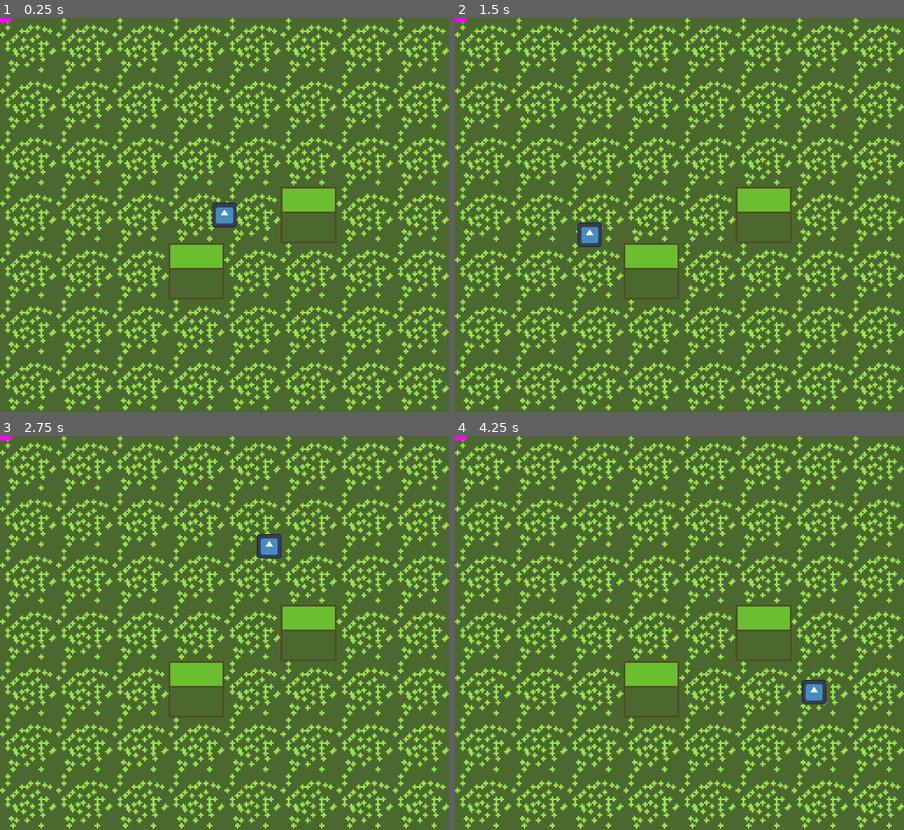
Above: before the commit, frames 1-4 (two rows, left to right).
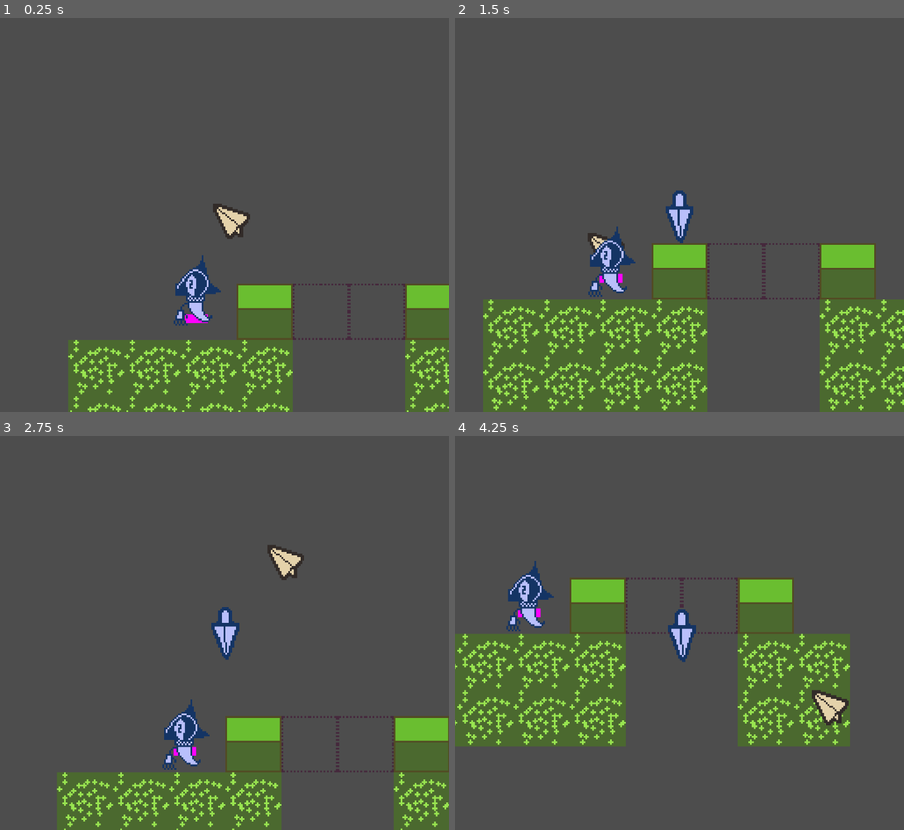
Above: after the commit, the same moments.

Repository: LexiTheTT/GameJam1-Wild-and-Proud
Game: Godot game, scene res://Scenes/dummy_room.tscn
Same seed, same stepped clock (60 frames per second), same inputs: the game is played once before the commit and once after it. The engine's default icon, where the game draws it, is replaced by a stand-in: a white triangle on a blue panel in a dark square.
Inputs (mouse positions are in pixels of both pictures, inside the frame that each line leads up to):
- Up to frame 1 (0.25 s): no input
- Up to frame 2 (1.5 s): click (679, 215) at 0.6 s; right-click (679, 215) at 0.8 s; move the mouse to (589, 234) at 1.27 s; right-click (589, 234) at 1.35 s
- Up to frame 3 (2.75 s): click (134, 652) at 1.55 s; move the mouse to (269, 546) at 2.02 s; click (269, 546) at 2.1 s; right-click (269, 546) at 2.3 s
- Up to frame 4 (4.25 s): move the mouse to (657, 711) at 2.77 s; right-click (657, 711) at 2.85 s; click (657, 711) at 3.05 s; move the mouse to (814, 692) at 3.52 s; click (814, 692) at 3.6 s; right-click (814, 692) at 3.8 s

The runs differ from the first frame. In frame 1, 91% of the frame differs, in the area x 0-100%, y 0-100%; in frame 2, 84%; in frame 3, 91%; in frame 4, 88%.
Error before the commit: Invalid access to property or key 'position' on a base object of type 'Nil'. (res://Scripts/KaleControl.gd:73)

Commit message:
Pushing what I've done so far.

Diff:
--- a/Objects/Global/cursor.tscn
+++ b/Objects/Global/cursor.tscn
@@ -1,6 +1,9 @@
-[gd_scene load_steps=4 format=3 uid="uid://q2c2rk4qlif8"]
+[gd_scene load_steps=7 format=3 uid="uid://q2c2rk4qlif8"]
 
-[ext_resource type="Texture2D" uid="uid://bvsrni7y874ie" path="res://icon.svg" id="1_obq6j"]
+[ext_resource type="Texture2D" uid="uid://ca1e0awvupwxg" path="res://Sprites/Mouse/Cursor2.png" id="1_bqh0e"]
+[ext_resource type="Texture2D" uid="uid://b6bggs1rd10i" path="res://Sprites/Mouse/Cursor3.png" id="2_3kx0w"]
+[ext_resource type="Texture2D" uid="uid://cbgd0mxxn7yea" path="res://Sprites/Mouse/Cursor4.png" id="3_fml8w"]
+[ext_resource type="Texture2D" uid="uid://cs3gf4adcbbvx" path="res://Sprites/Mouse/Cursor1.png" id="4_7sjl8"]
 
 [sub_resource type="CircleShape2D" id="CircleShape2D_1cuyr"]
 radius = 54.8571
@@ -9,9 +12,23 @@
 animations = [{
 "frames": [{
 "duration": 1.0,
-"texture": ExtResource("1_obq6j")
+"texture": ExtResource("1_bqh0e")
+}, {
+"duration": 1.0,
+"texture": ExtResource("2_3kx0w")
+}, {
+"duration": 1.0,
+"texture": ExtResource("3_fml8w")
 }],
-"loop": true,
+"loop": false,
+"name": &"Block out",
+"speed": 6.0
+}, {
+"frames": [{
+"duration": 1.0,
+"texture": ExtResource("4_7sjl8")
+}],
+"loop": false,
 "name": &"default",
 "speed": 5.0
 }]
@@ -25,5 +42,6 @@
 [node name="Cursor" type="Node2D" parent="."]
 
 [node name="Cursor Sprites" type="AnimatedSprite2D" parent="Cursor"]
-scale = Vector2(0.109375, 0.109375)
 sprite_frames = SubResource("SpriteFrames_kr7pw")
+autoplay = "default"
+offset = Vector2(9, 9)
--- /dev/null
+++ b/Objects/camera.tscn
@@ -0,0 +1,3 @@
+[gd_scene format=3 uid="uid://c3jn0xwi8piph"]
+
+[node name="Camera" type="Camera2D"]
--- a/Objects/kale.tscn
+++ b/Objects/kale.tscn
@@ -1,10 +1,37 @@
-[gd_scene load_steps=4 format=3 uid="uid://bikygim1s13jv"]
+[gd_scene load_steps=7 format=3 uid="uid://bikygim1s13jv"]
 
 [ext_resource type="Script" path="res://Scripts/KaleControl.gd" id="1_yibma"]
-[ext_resource type="Texture2D" uid="uid://urywak21882d" path="res://Sprites/Sprite Idea.png" id="2_hvfg3"]
+[ext_resource type="Texture2D" uid="uid://dbiivhuy2lons" path="res://Sprites/K_Sprites.png" id="2_gaf3u"]
 
 [sub_resource type="RectangleShape2D" id="RectangleShape2D_nfrg8"]
 size = Vector2(13, 7)
+
+[sub_resource type="AtlasTexture" id="AtlasTexture_g6k4n"]
+atlas = ExtResource("2_gaf3u")
+region = Rect2(0, 0, 32, 48)
+
+[sub_resource type="AtlasTexture" id="AtlasTexture_i316s"]
+atlas = ExtResource("2_gaf3u")
+region = Rect2(32, 0, 32, 48)
+
+[sub_resource type="SpriteFrames" id="SpriteFrames_fx310"]
+animations = [{
+"frames": [{
+"duration": 1.0,
+"texture": SubResource("AtlasTexture_g6k4n")
+}],
+"loop": true,
+"name": &"Idle",
+"speed": 5.0
+}, {
+"frames": [{
+"duration": 1.0,
+"texture": SubResource("AtlasTexture_i316s")
+}],
+"loop": true,
+"name": &"Move",
+"speed": 5.0
+}]
 
 [node name="Kale" type="CharacterBody2D"]
 script = ExtResource("1_yibma")
@@ -12,6 +39,7 @@
 [node name="K_HitBox" type="CollisionShape2D" parent="."]
 shape = SubResource("RectangleShape2D_nfrg8")
 
-[node name="K_Sprite" type="Sprite2D" parent="K_HitBox"]
-texture = ExtResource("2_hvfg3")
-offset = Vector2(0, -20)
+[node name="K_Sprite" type="AnimatedSprite2D" parent="K_HitBox"]
+sprite_frames = SubResource("SpriteFrames_fx310")
+animation = &"Idle"
+offset = Vector2(0, -16)
--- /dev/null
+++ b/Scenes/Marker.gd
@@ -0,0 +1,21 @@
+extends Area2D
+@onready var col = $Colision_Shape
+@onready var Kale = $"../Kale"
+# Called when the node enters the scene tree for the first time.
+func _ready() -> void:
+	pass # Replace with function body.
+
+
+# Called every frame. 'delta' is the elapsed time since the previous frame.
+func _physics_process(delta: float) -> void:
+	if has_overlapping_bodies():
+		await(move_me())
+	position = position.snapped(Vector2(16,16))
+
+
+
+func move_me():
+	while has_overlapping_bodies():
+		position.y -= 16
+		print(position.y)
+		return
--- /dev/null
+++ b/Scenes/TileMap.gd
@@ -0,0 +1,11 @@
+extends TileMap
+
+
+# Called when the node enters the scene tree for the first time.
+func _ready() -> void:
+	pass # Replace with function body.
+
+
+# Called every frame. 'delta' is the elapsed time since the previous frame.
+func _process(delta: float) -> void:
+	pass
--- a/Scenes/dummy_room.tscn
+++ b/Scenes/dummy_room.tscn
@@ -1,17 +1,24 @@
-[gd_scene load_steps=15 format=3 uid="uid://bk8erf5aiciar"]
+[gd_scene load_steps=24 format=3 uid="uid://bk8erf5aiciar"]
 
 [ext_resource type="PackedScene" uid="uid://bikygim1s13jv" path="res://Objects/kale.tscn" id="1_7h6qi"]
 [ext_resource type="Script" path="res://Scripts/FolderStuff.gd" id="1_wc36e"]
 [ext_resource type="PackedScene" uid="uid://q2c2rk4qlif8" path="res://Objects/Global/cursor.tscn" id="2_605au"]
+[ext_resource type="Script" path="res://Scenes/Marker.gd" id="2_b275q"]
+[ext_resource type="Texture2D" uid="uid://d1a858na3xiad" path="res://Sprites/Mouse/Point.png" id="3_pjaek"]
 [ext_resource type="Script" path="res://Scripts/cursor.gd" id="3_vihou"]
 [ext_resource type="Texture2D" uid="uid://cdr4yrpdjrltd" path="res://Sprites/Platform Template.png" id="4_1536x"]
 [ext_resource type="Texture2D" uid="uid://boaabrrrbglrm" path="res://Sprites/dummygrass.png" id="5_nvplt"]
 [ext_resource type="Script" path="res://Scripts/K_Shadow.gd" id="5_oelp1"]
+[ext_resource type="Texture2D" uid="uid://dww5rjsl4asy6" path="res://Sprites/empty.png" id="6_dq02k"]
 [ext_resource type="PackedScene" uid="uid://b7d11u2qj3oiu" path="res://Objects/Editor/folder.tscn" id="7_g24st"]
+[ext_resource type="Texture2D" uid="uid://cbgd0mxxn7yea" path="res://Sprites/Mouse/Cursor4.png" id="7_jnok7"]
+[ext_resource type="Script" path="res://Scenes/TileMap.gd" id="7_um1q4"]
+[ext_resource type="Script" path="res://Scripts/Anchor2d.gd" id="9_34eu7"]
 
 [sub_resource type="CircleShape2D" id="CircleShape2D_bc3oc"]
 
 [sub_resource type="TileSetAtlasSource" id="TileSetAtlasSource_d123q"]
+resource_name = "Block"
 texture = ExtResource("4_1536x")
 texture_region_size = Vector2i(32, 32)
 0:0/0 = 0
@@ -21,6 +28,7 @@
 0:0/0/physics_layer_1/linear_velocity = Vector2(0, 0)
 0:0/0/physics_layer_1/angular_velocity = 0.0
 0:0/0/physics_layer_1/polygon_0/points = PackedVector2Array(-16, -16, 16, -16, 16, -2, -16, -2)
+0:0/0/custom_data_0 = 12
 1:0/0 = 0
 1:0/0/physics_layer_0/linear_velocity = Vector2(0, 0)
 1:0/0/physics_layer_0/angular_velocity = 0.0
@@ -38,7 +46,28 @@
 1:1/0/physics_layer_1/angular_velocity = 0.0
 
 [sub_resource type="TileSetAtlasSource" id="TileSetAtlasSource_rogcx"]
+resource_name = "Grass"
 texture = ExtResource("5_nvplt")
+texture_region_size = Vector2i(32, 32)
+0:0/0 = 0
+0:0/0/physics_layer_0/linear_velocity = Vector2(0, 0)
+0:0/0/physics_layer_0/angular_velocity = 0.0
+0:0/0/physics_layer_0/polygon_0/points = PackedVector2Array(-16, -16, 16, -16, 16, 16, -16, 16)
+0:0/0/physics_layer_1/linear_velocity = Vector2(0, 0)
+0:0/0/physics_layer_1/angular_velocity = 0.0
+
+[sub_resource type="TileSetAtlasSource" id="TileSetAtlasSource_poh24"]
+resource_name = "empty"
+texture = ExtResource("6_dq02k")
+texture_region_size = Vector2i(32, 32)
+0:0/0 = 0
+0:0/0/physics_layer_0/linear_velocity = Vector2(0, 0)
+0:0/0/physics_layer_0/angular_velocity = 0.0
+0:0/0/physics_layer_1/linear_velocity = Vector2(0, 0)
+0:0/0/physics_layer_1/angular_velocity = 0.0
+
+[sub_resource type="TileSetAtlasSource" id="TileSetAtlasSource_xye1p"]
+texture = ExtResource("7_jnok7")
 texture_region_size = Vector2i(32, 32)
 0:0/0 = 0
 0:0/0/physics_layer_0/linear_velocity = Vector2(0, 0)
@@ -53,8 +82,12 @@
 physics_layer_1/collision_layer = 2
 physics_layer_1/collision_mask = 10
 terrain_set_0/mode = 0
+custom_data_layer_0/name = "Z_Lvl"
+custom_data_layer_0/type = 2
 sources/0 = SubResource("TileSetAtlasSource_d123q")
 sources/1 = SubResource("TileSetAtlasSource_rogcx")
+sources/2 = SubResource("TileSetAtlasSource_poh24")
+sources/3 = SubResource("TileSetAtlasSource_xye1p")
 
 [sub_resource type="RectangleShape2D" id="RectangleShape2D_7ii5d"]
 size = Vector2(13, 7)
@@ -62,37 +95,44 @@
 [sub_resource type="PlaceholderTexture2D" id="PlaceholderTexture2D_fvefa"]
 size = Vector2(13, 5)
 
+[sub_resource type="RectangleShape2D" id="RectangleShape2D_op4au"]
+size = Vector2(30, 30)
+
 [node name="Dummy Room" type="Node2D"]
 
 [node name="folder" type="Node" parent="."]
 script = ExtResource("1_wc36e")
 
-[node name="Marker" type="StaticBody2D" parent="folder"]
+[node name="Cursor" parent="folder" instance=ExtResource("2_605au")]
+collision_layer = 0
+collision_mask = 0
+script = ExtResource("3_vihou")
 
-[node name="Colision shape" type="CollisionShape2D" parent="folder/Marker"]
+[node name="Marker" type="Area2D" parent="folder"]
+position = Vector2(113, 114)
+script = ExtResource("2_b275q")
+
+[node name="Colision_Shape" type="CollisionShape2D" parent="folder/Marker"]
 shape = SubResource("CircleShape2D_bc3oc")
 
-[node name="Cursor" parent="folder" instance=ExtResource("2_605au")]
-script = ExtResource("3_vihou")
+[node name="Marker_Shape" type="Sprite2D" parent="folder/Marker/Colision_Shape"]
+texture = ExtResource("3_pjaek")
 
 [node name="TileMap" type="TileMap" parent="."]
 tile_set = SubResource("TileSet_xo528")
 format = 2
 layer_0/name = "Ground"
-layer_0/tile_data = PackedInt32Array(0, 1, 0, 65536, 1, 0, 131072, 1, 0, 131073, 1, 0, 196609, 1, 0, 262145, 1, 0, 327681, 1, 0, 327680, 1, 0, 196608, 1, 0, 262144, 1, 0, 393216, 1, 0, 1, 1, 0, 65537, 1, 0, 393217, 1, 0, 2, 1, 0, 65538, 1, 0, 131074, 1, 0, 196610, 1, 0, 262146, 1, 0, 327682, 1, 0, 393218, 1, 0, 3, 1, 0, 65539, 1, 0, 131075, 1, 0, 196611, 1, 0, 262147, 0, 0, 327683, 1, 0, 393219, 1, 0, 4, 1, 0, 65540, 1, 0, 131076, 1, 0, 196612, 1, 0, 262148, 1, 0, 327684, 1, 0, 393220, 1, 0, 5, 1, 0, 65541, 1, 0, 131077, 1, 0, 196613, 0, 0, 262149, 1, 0, 327685, 1, 0, 393221, 1, 0, 6, 1, 0, 65542, 1, 0, 131078, 1, 0, 196614, 1, 0, 262150, 1, 0, 327686, 1, 0, 393222, 1, 0, 7, 1, 0, 65543, 1, 0, 131079, 1, 0, 196615, 1, 0, 262151, 1, 0, 327687, 1, 0, 393223, 1, 0)
+layer_0/tile_data = PackedInt32Array(327681, 1, 0, 327680, 1, 0, 393216, 1, 0, 393217, 1, 0, 327682, 1, 0, 393218, 1, 0, 262147, 0, 0, 327683, 1, 0, 393219, 1, 0, 327686, 1, 0, 393222, 1, 0, 327687, 1, 0, 393223, 1, 0, 262150, 0, 0, 262148, 2, 0, 262149, 2, 0)
 layer_1/name = "Wall"
 layer_1/z_index = 1
 layer_1/tile_data = PackedInt32Array()
 layer_2/name = "Top"
 layer_2/z_index = 2
 layer_2/tile_data = PackedInt32Array()
-
-[node name="PlatformTemplate" type="Sprite2D" parent="."]
-visible = false
-position = Vector2(85, 117)
-texture = ExtResource("4_1536x")
+script = ExtResource("7_um1q4")
 
 [node name="K_Shadow" type="Area2D" parent="."]
+position = Vector2(73, 148)
 script = ExtResource("5_oelp1")
 
 [node name="K_shadhitbox" type="CollisionShape2D" parent="K_Shadow"]
@@ -101,11 +141,26 @@
 [node name="K_ShadowSprite" type="Sprite2D" parent="K_Shadow/K_shadhitbox"]
 texture = SubResource("PlaceholderTexture2D_fvefa")
 
-[node name="Kale" parent="K_Shadow" instance=ExtResource("1_7h6qi")]
+[node name="Kale" parent="K_Shadow" node_paths=PackedStringArray("Focus") instance=ExtResource("1_7h6qi")]
 z_index = 2
 y_sort_enabled = true
 collision_layer = 3
+Focus = NodePath("")
 
 [node name="Folder" parent="." instance=ExtResource("7_g24st")]
 
+[node name="Anchor2d2" type="CharacterBody2D" parent="." node_paths=PackedStringArray("target")]
+collision_layer = 0
+collision_mask = 0
+script = ExtResource("9_34eu7")
+target = NodePath("../folder/Marker")
+speed = 1
+
+[node name="CollisionShape2D" type="CollisionShape2D" parent="Anchor2d2"]
+shape = SubResource("RectangleShape2D_op4au")
+debug_color = Color(1, 0.533333, 0.741176, 0.152941)
+
+[node name="Camera2D" type="Camera2D" parent="Anchor2d2"]
+
 [connection signal="input_event" from="folder/Cursor" to="folder/Cursor" method="_on_input_event"]
+[connection signal="body_entered" from="K_Shadow" to="K_Shadow/Kale" method="_on_k_shadow_body_entered"]
--- /dev/null
+++ b/Scripts/Anchor2d.gd
@@ -0,0 +1,70 @@
+class_name Anchor2d
+extends CharacterBody2D
+# This script controls the camera movement
+
+@export_category("🎯Target")
+
+## The node that the camera will follow
+@export var target: Node
+
+## The player character
+@export var player: CharacterBody2D
+
+@export_category("⚙️Settings")
+
+@export var debug = false
+
+@export var speed = int()
+@export var Freeze_Cam = false
+@export var lock_X = false
+@export var lock_Y = false
+@export var cam_offset = Vector2()
+## The size of the window in pixels
+var window_size = get_viewport_rect().size
+## The camera node
+@onready var cam = $Camera2D
+## The base speed of the camera
+@onready var base_cam_speed = speed
+
+
+@export_category("🔢Math")
+
+## The acceleration of the camera
+@export var distance_threashold = 30
+var Accel = 40
+## The current speed of the camera
+@onready var camera_speed = float()
+
+
+
+# Called when the node enters the scene tree for the first time.
+func _ready():
+	if target == null:
+		target = self
+	if debug:
+		print("I ",self,", will follow ", target)
+	camera_speed = base_cam_speed
+	cam.set_position_smoothing_speed(camera_speed)
+	pass # Replace with function body.
+
+# Called every frame. 'delta' is the elapsed time since the previous frame.
+func _physics_process(delta):
+	#print(cam_offset)
+	var target_pos = target.global_position+cam_offset
+	var distance = global_position.distance_to(target_pos)
+	var mod_speed = speed + distance * delta * Accel
+	var camera_pos = lerp(global_position, target_pos, 0.1)
+	set_global_position(camera_pos)
+	cam.set_position_smoothing_speed(clamp(camera_speed, 0, 80))
+	if debug:
+		print(camera_speed ,"   /  ",base_cam_speed-20)
+
+
+
+	# print(clamp(camera_speed, 0, 140)," = ",mod_speed," / ",distance, "Cords ")
+
+	#MOVE MOVE MOVE
+	if !Freeze_Cam:
+		position = position.move_toward(target_pos, camera_speed * delta)
+	move_and_slide()
+	pass
--- /dev/null
+++ b/Scripts/Global.gd
@@ -0,0 +1,10 @@
+extends Node
+
+# Time for a lot of goofy stuff.
+
+func func _process(delta):
+    pass
+
+func MouseInOut():
+    if func _input().mouse:
+        Input.set_mouse_mode(Input.MOUSE_MODE_HIDDEN)
--- a/Scripts/KaleControl.gd
+++ b/Scripts/KaleControl.gd
@@ -10,22 +10,31 @@
 #
 var FOLLOWSPEED = 50.0
 #
-var keepback = 30
+var keepback = 0
 #How far away should she stop
 #Fucking hate math.
 # How fast Kale will follow the mouse
 @onready var _active_speed = 0.0
 
 #Collison stuff
-var Z = float(0)
 #Fake gravity
-var True_Y = float(0)
+# var On_Ground = true
+# var Z = float(0)
+# var Fake_Y = float(0)
+# var True_Y = (20/Z) + (80/Fake_Y)
 #Counts the State Macine's Update
+### FORGET THIS 2d! INSTEAD
+var gravity = ProjectSettings.get_setting("physics/2d/default_gravity")/100
+#Her own hitbox
+@onready var K_HitBox = get_node("K_HitBox")
+
 
 #States go Berrr
 enum KaleStates {
 	Idle,
 	Move,
+	Jumping,
+	Falling,
 	Animate_Speical
 }
 var currentState = KaleStates.Idle
@@ -33,24 +42,34 @@
 var UpdateCount = 0
 
 func _ready() -> void:
-	change_state(KaleStates.Move)
+#IF there is no focus, set focus to Marker
+	if Focus == null:
+		Focus = $Marker
 
 func _physics_process(_delta):
 	if K_Debug == true:
-		#Here we'll show the debug info that might help a lot.
-		pass
-	# _active_speed = sqrt((velocity.x**2) / (velocity.y**2))
-	# print(_active_speed)
-	# Y floor =
+		print(velocity.y)
+
+	velocity.y += (gravity/10)
+
 	#State Machine 2
-	print(self.position)
+	#print(self.position)
 	match currentState:
 		KaleStates.Move:
 			move()
 		KaleStates.Idle:
 			idle()
+		KaleStates.Falling:
+			pass
+		KaleStates.Jumping:
+			pass
 		KaleStates.Animate_Speical:
 			_Animate_Speical()
+
+	if is_on_floor() and !KaleStates.Jumping:
+		velocity.y = 0
+
+	move_and_slide()
 
 func change_state(newState = KaleStates.Idle):
 # A function for changing states.
@@ -69,10 +88,12 @@
 func move():
 	#Moves towards the focus
 	#currently doesn't work. I need to sleep.
-	print("Position: ", self.position)
+	if K_Debug:
+		print("Position: ", self.position)
 	if self.position.distance_to(Focus.position) > keepback:
 		direction = (Focus.position - self.position).normalized()
-		print(direction)
+		if K_Debug:
+			print(direction)
 		velocity = direction * FOLLOWSPEED
 		move_and_slide()
 
@@ -83,7 +104,13 @@
 
 #collision stuff
 
-func fakeJump():
+func Jump():
 	#overlapping bodies
-	#if TopCol.position.y >= FloorCol.position.y
+	#if TopCol.position.y >= FloorCol.position.y:
 	pass
+
+
+func _on_k_shadow_body_exited(body:Node2D) -> void:
+	change_state(KaleStates.Jumping)
+
+	pass # Replace with function body.
--- a/Scripts/cursor.gd
+++ b/Scripts/cursor.gd
@@ -1,25 +1,52 @@
 extends AnimatableBody2D
+
+@export var Mouse_Debugs = false
 
 @onready var marker = self.get_parent().get_node("Marker")
 var mouse_pos = get_global_mouse_position()
+@onready var Tile_Map = $"../../TileMap"
 
 #This exist because I don't trust custom cursors.
 
+var papers = int(1)
+
 # Called when the node enters the scene tree for the first time.
 func _ready() -> void:
+	marker.set("visible",false)
 	pass
 
 # Called every frame. 'delta' is the elapsed time since the previous frame.
 func _physics_process(_delta: float) -> void:
 	_Go_toMouse()
 	if Input.is_action_just_pressed("left_click"):
+		#make the pos of the marker the same as mouse
+		marker.set("visible",true)
 		marker.position = mouse_pos
-		pass
+
 	if Input.is_action_just_pressed("right_click"):
-		#Maybe used to build and destory?
-		pass
 
-	pass
+		#Local cords from where the mouse clicked
+		var local_coords = Tile_Map.local_to_map(mouse_pos)
+		#clicked cell's data
+		var clicked_cell = Tile_Map.get_cell_source_id(0,local_coords)
+
+		#We get the tileset
+		var tile_set = Tile_Map.tile_set
+		#Then we get what the fuck we clicked
+		var tile_set_source = tile_set.get_source(clicked_cell)
+		#Tada!! The name!
+		var cell_name = ""
+		if clicked_cell == -1:
+			cell_name = "Nothing"
+		else:
+			cell_name = tile_set_source.resource_name
+		#Tile_Map.set_cell()
+		print(local_coords, "  which is ", clicked_cell, ": ", cell_name)
+
+		if cell_name == "empty" and papers >=1:
+			papers -= 1
+			print("Papers : ", papers)
+
 #I try to write things so it can logicly be read... but I'm just that goofy.
 func _Go_toMouse():
 	mouse_pos = get_global_mouse_position()
Binary file added: Consept Art/Point.aseprite
Binary file changed: Consept Art/Sprite Idea.aseprite
Binary file added: Consept Art/empty.aseprite
Not shown, changed: ReadME.txt
Binary file added: Sprites/K_Sprites.png
Not shown, added: Sprites/K_Sprites.png.import
Renamed: Sprites/Sprite Idea.png -> Sprites/Kale_Idle.png
Not shown, added: Sprites/Kale_Idle.png.import
Binary file added: Sprites/Kale_Left1.png
Not shown, added: Sprites/Kale_Left1.png.import
Binary file added: Sprites/Kale_Left2.png
Not shown, added: Sprites/Kale_Left2.png.import
(and 16 more such lines)
